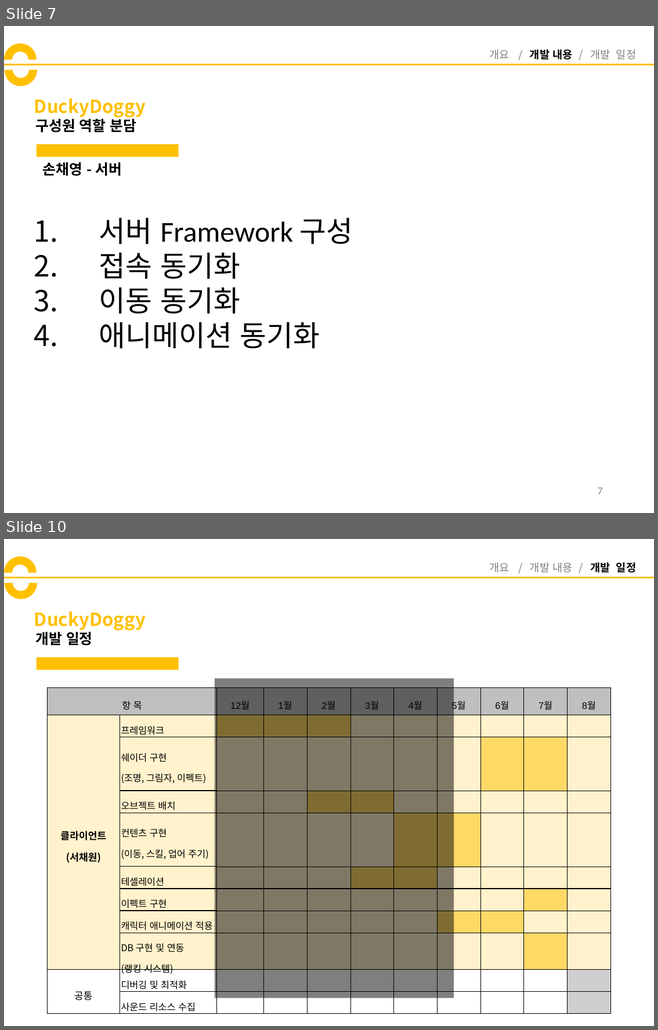
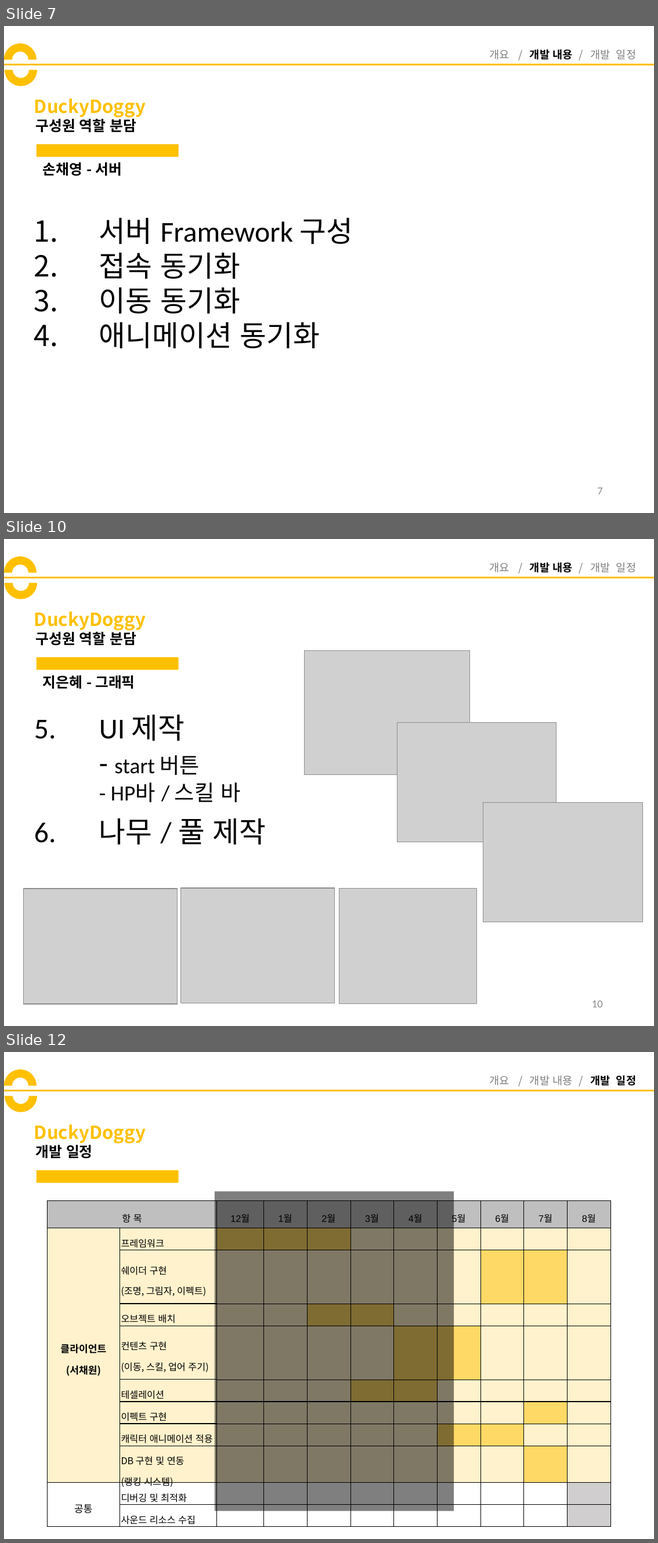
Before and after one commit to codnsj81/HuffAndPuff, a slide deck: 기획 문서/DuckyDoggy_중간발표.pptx. Shown one above the other, each under a label of ours: slides 7 and 10 before the commit, slides 7, 10 and 12 after it; the slides between them are not shown. The pictures are 658x1030 and 658x1543 pixels, drawn with LibreOffice and Linux fonts; fonts in the diff are those of the drawing; grey boxes stand for pictures. Boxes give left, top, right and bottom in pixels: in the first picture for what was removed or moved away, otherwise in the second. Text is boxed around its words. In the diff, an @@ line names an element or a change of style, - is before the commit and + after.

```diff
--- a/기획 문서/DuckyDoggy_중간발표.pptx
+++ b/기획 문서/DuckyDoggy_중간발표.pptx
@@ slide 10 added at [4,539,654,1026], background #FFFFFF @@
@@ arch (boxed as its full ring) added at [4,556,36,589], fill #FFC000 @@
@@ arch (boxed as its full ring) added at [5,567,37,599], fill #FFC000 @@
@@ text added at [489,562,636,573], 12 pt, text #808080 @@
+개요 / 개발 내용 / 개발 일정
@@ line added from (4, 577) to (654, 577), #FFC000 2.25 pt @@
@@ title added at [34,611,146,631], 20 pt, text #FFC000, bold @@
+DuckyDoggy
@@ text added at [36,629,137,646], 16 pt, text #000000, bold @@
+구성원 역할 분담
@@ rectangle added at [36,657,179,669], fill #FFC000 @@
@@ picture added at [304,651,469,775] @@
@@ text added at [43,675,134,689], 16 pt, text #000000, bold @@
+지은혜 - 그래픽
@@ text added at [34,715,266,845], 32 pt, text #000000 @@
+5. UI 제작
+- start 버튼
+- HP바 / 스킬 바
+6. 나무 / 풀 제작
@@ picture added at [397,722,556,842] @@
@@ picture added at [482,803,642,922] @@
@@ picture added at [24,889,177,1004] @@
@@ picture added at [181,888,335,1004] @@
@@ picture added at [339,889,477,1004] @@
@@ page number added at [592,1001,603,1008], 12 pt, text #8C8C8C @@
+10
@@ what was slide 10 is now slide 12 @@
```
Also in this commit, not shown: 3 slides changed, 1 other slide added.
